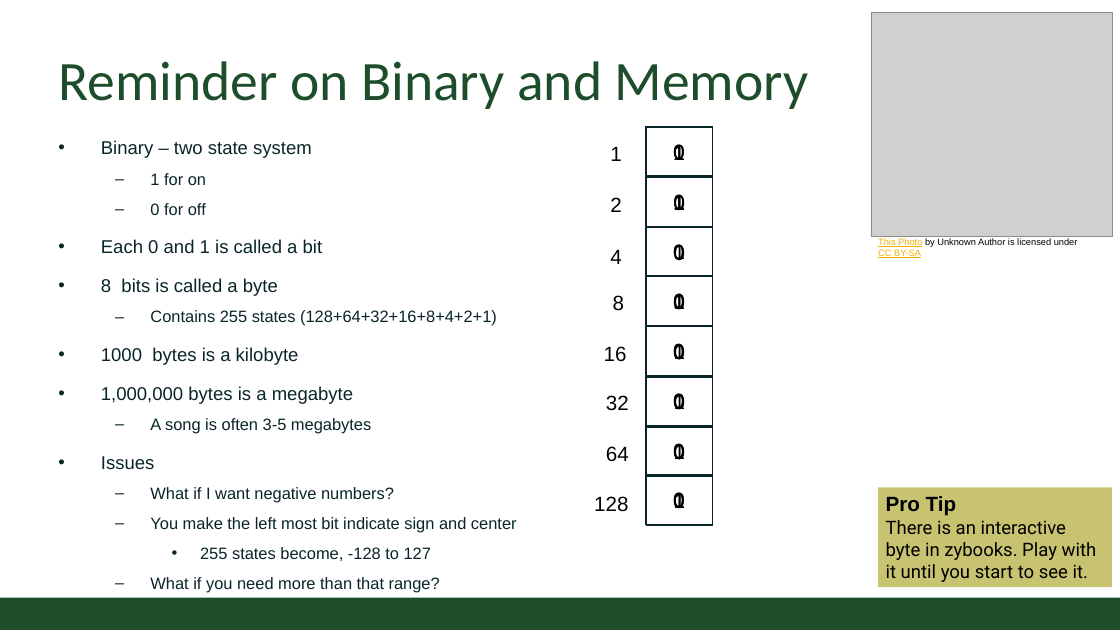
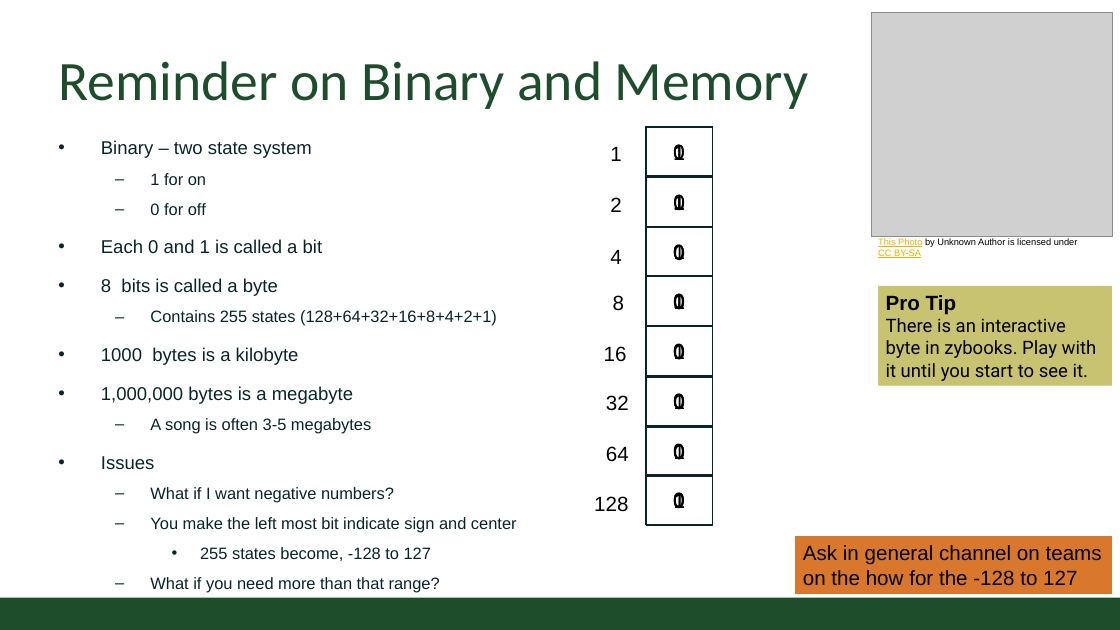
Before and after one commit to CSU-CompSci-CS163-4/Handouts, a slide deck: slide 10 of slides/On-Campus/05_01_Final_Types_Modulo.pptx. Drawn at 1120x630 pixels with LibreOffice and Linux fonts; fonts in the diff are those of the drawing; grey boxes stand for pictures; background and template pictures are left out. Boxes give left, top, right and bottom in pixels: in the first picture for what was removed or moved away, otherwise in the second. Text is boxed around its words. In the diff, an @@ line names an element or a change of style, - is before the commit and + after.

```diff
--- a/slides/On-Campus/05_01_Final_Types_Modulo.pptx
+++ b/slides/On-Campus/05_01_Final_Types_Modulo.pptx
@@ rectangle "Pro Tip": place and size @@
-rectangle "Pro Tip" at box(878, 487, 1112, 587)
+rectangle "Pro Tip" at box(878, 286, 1112, 386)
@@ rectangle added at box(795, 537, 1112, 594), fill #D9782C, outline #D9782C 0.75 pt, 20 pt, text #000000 @@
+Ask in general channel on teams
+on the how for the -128 to 127
```
Also in this commit, not shown: 2 other slides changed, 1 slide added, 1 other file.
